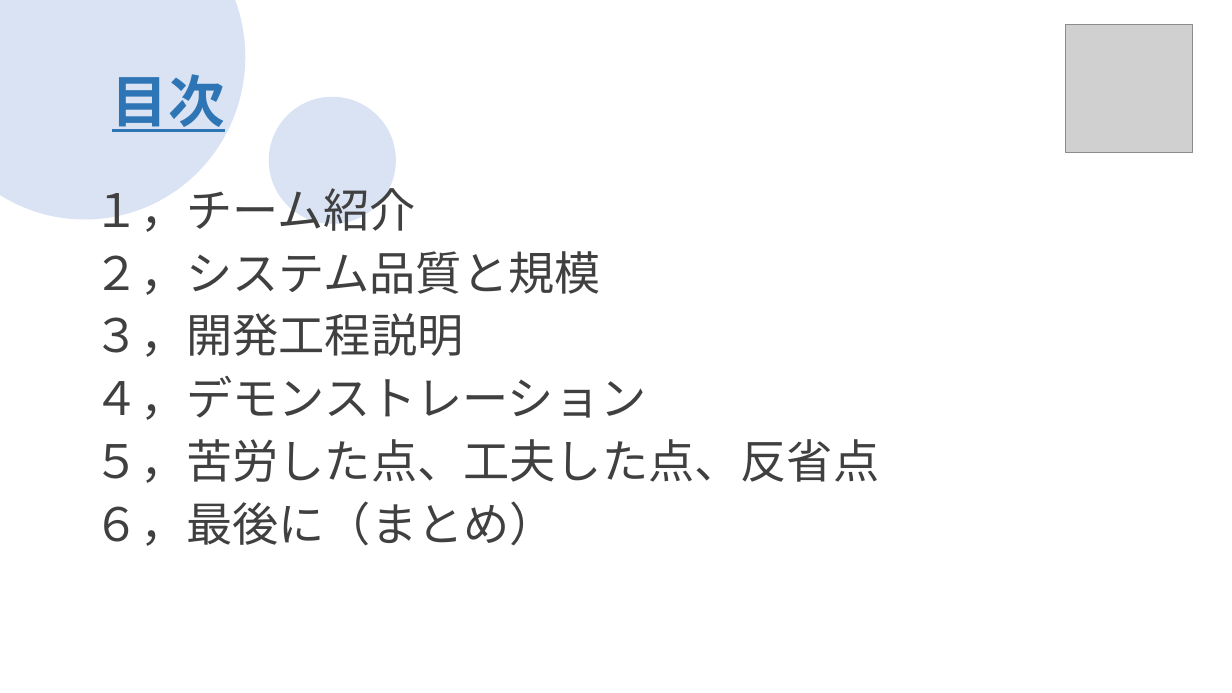
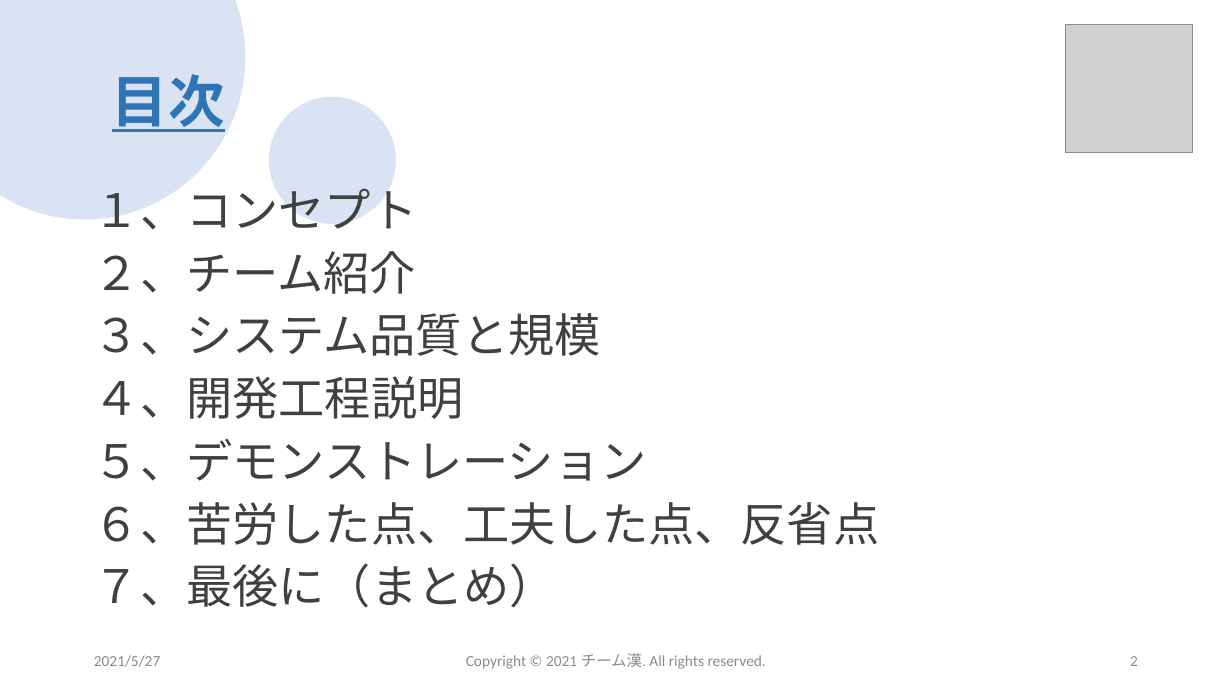
Before and after one commit to sss-sr2021/GUYS, a slide deck: slide 2 of 提出物/チーム漢_成果発表会プレゼン資料.pptx. Drawn at 1232x693 pixels with LibreOffice and Linux fonts; fonts in the diff are those of the drawing; grey boxes stand for pictures; background and template pictures are left out. Boxes give left, top, right and bottom in pixels: in the first picture for what was removed or moved away, otherwise in the second. Text is boxed around its words. In the diff, an @@ line names an element or a change of style, - is before the commit and + after.

Commit message:
成果発表会変更 テスト仕様書変更 要件定義書変更

```diff
--- a/提出物/チーム漢_成果発表会プレゼン資料.pptx
+++ b/提出物/チーム漢_成果発表会プレゼン資料.pptx
@@ ellipse removed at bbox=[0, 0, 246, 219] @@
@@ ellipse added at bbox=[0, 0, 246, 219], fill #DAE3F3 @@
@@ text at bbox=[94, 188, 879, 608]: text changed @@
-１，チーム紹介
-２，システム品質と規模
-３，開発工程説明
-４，デモンストレーション
-５，苦労した点、工夫した点、反省点
-６，最後に（まとめ）
+１、コンセプト
+２、チーム紹介
+３、システム品質と規模
+４、開発工程説明
+５、デモンストレーション
+６、苦労した点、工夫した点、反省点
+７、最後に（まとめ）
@@ text added at bbox=[94, 655, 160, 667], 12 pt, text #8C8C8C @@
+2021/5/27
@@ text added at bbox=[466, 653, 766, 669], 12 pt, text #8C8C8C @@
+Copyright © 2021 チーム漢. All rights reserved.
@@ page number added at bbox=[1130, 656, 1138, 666], 12 pt, text #8C8C8C @@
+2
```
Also in this commit, not shown: 11 other slides changed, 2 slides added, 2 other files.
